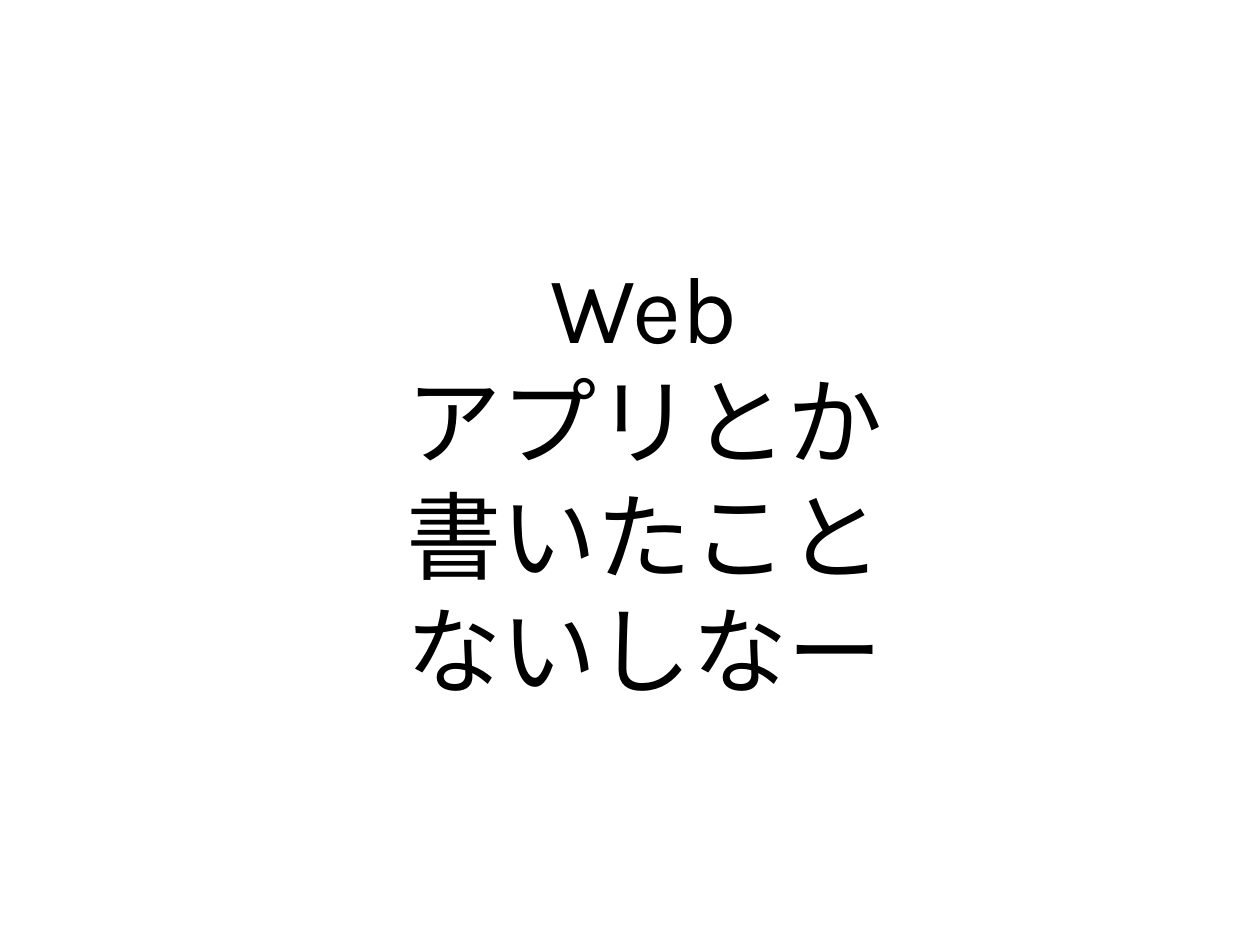
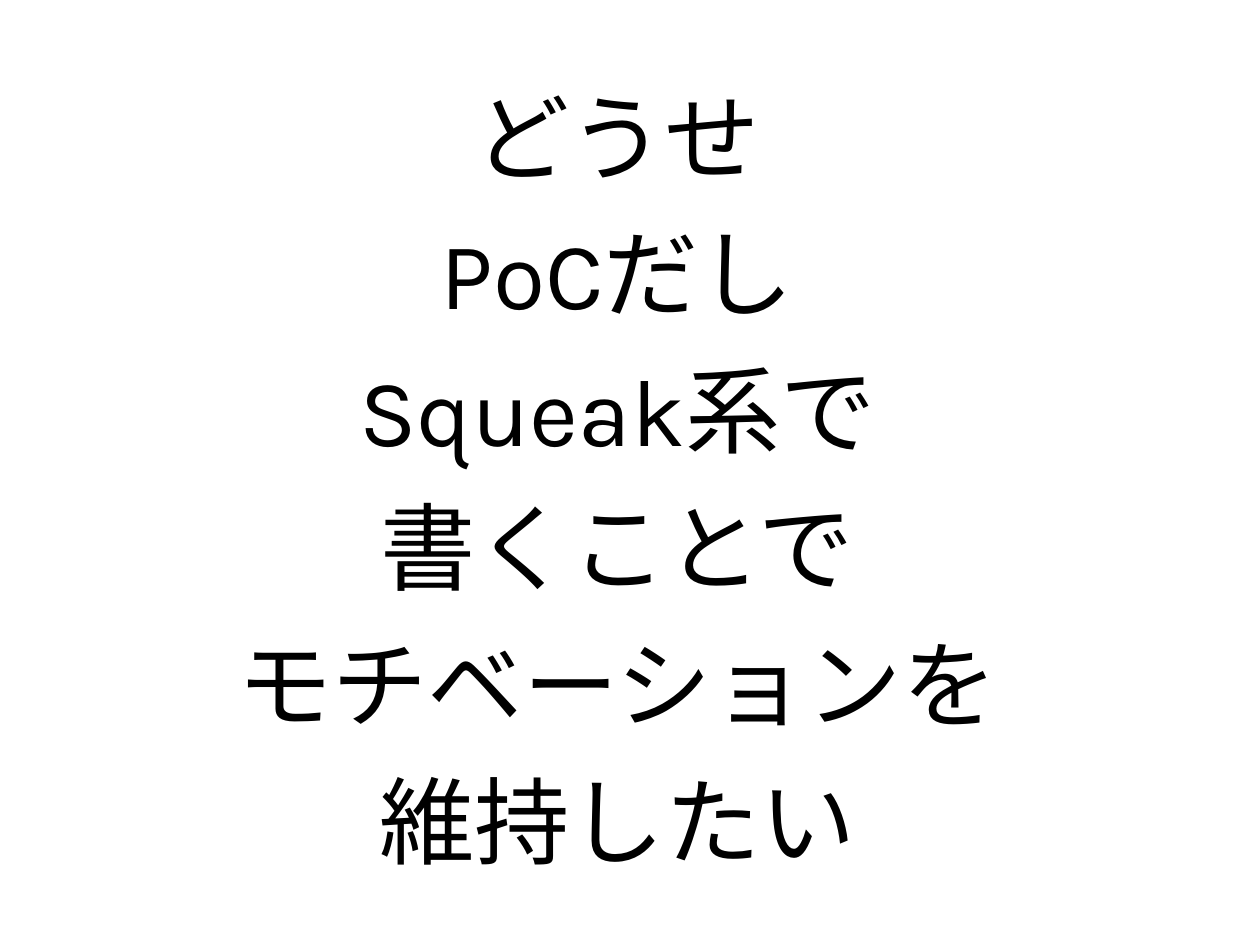
Before and after one commit to naruoga/mongotalk-sample, a slide deck: slide 6 of trying-mongotalk.odp (slide 4 before the commit). Drawn at 1260x945 pixels with LibreOffice and Linux fonts; fonts in the diff are those of the drawing. Boxes give left, top, right and bottom in pixels: in the first picture for what was removed or moved away, otherwise in the second. Text is boxed around its words. In the diff, an @@ line names an element or a change of style, - is before the commit and + after.

```diff
--- a/trying-mongotalk.odp
+++ b/trying-mongotalk.odp
@@ text at bbox=[237, 95, 997, 865]: text changed @@
-Web
-アプリとか
-書いたこと
-ないしなー
+どうせ
+PoCだし
+Squeak系で
+書くことで
+モチベーションを
+維持したい
```
Also in this commit, not shown: 18 other slides changed, 30 slides added, 3 slides removed, 1 other file.
